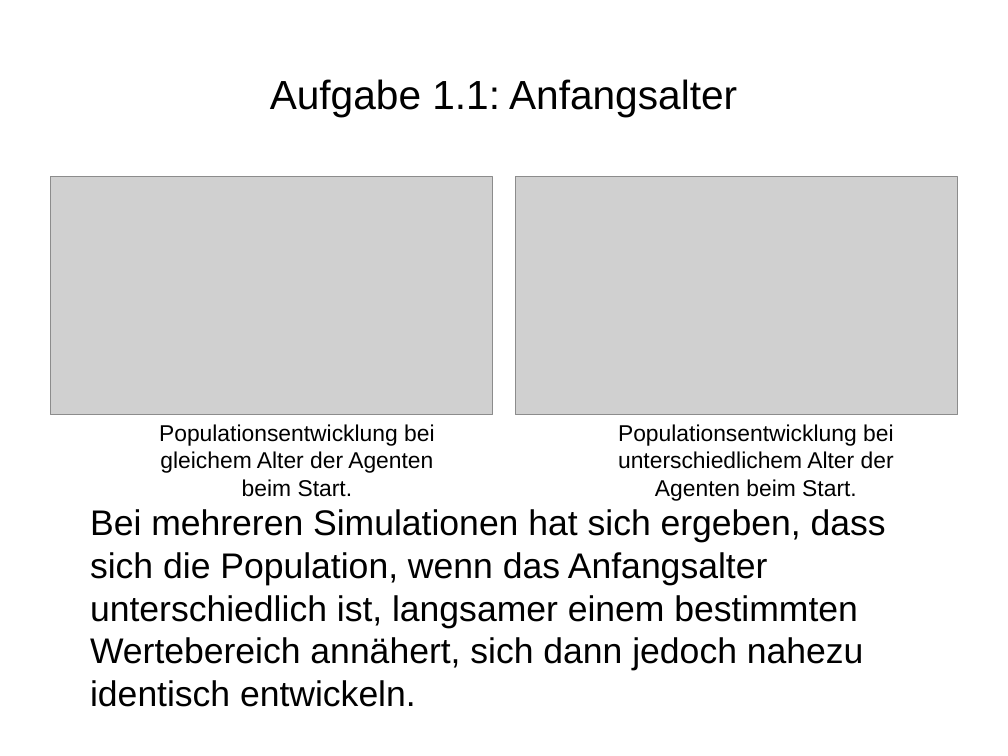
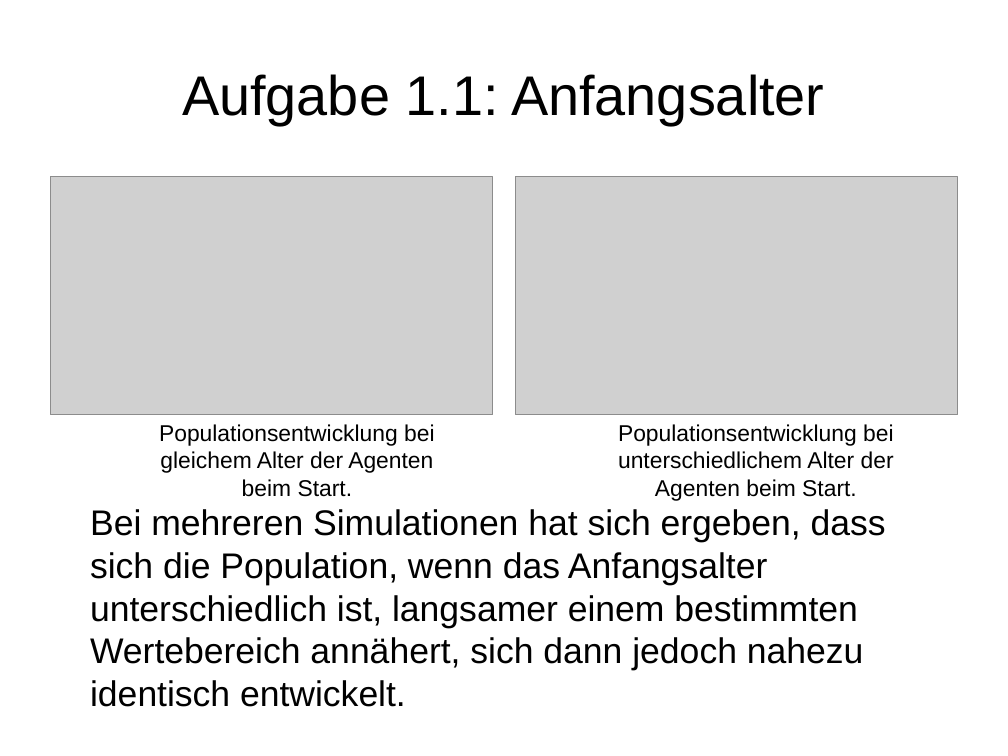
Before and after one commit to wsmirnow/Sugarscape, a slide deck: slide 10 of Presentation/Presentation.odp. Drawn at 1008x756 pixels with LibreOffice and Linux fonts; fonts in the diff are those of the drawing; grey boxes stand for pictures. Boxes give left, top, right and bottom in pixels: in the first picture for what was removed or moved away, otherwise in the second. Text is boxed around its words. In the diff, an @@ line names an element or a change of style, - is before the commit and + after.

```diff
--- a/Presentation/Presentation.odp
+++ b/Presentation/Presentation.odp
@@ title "Aufgabe 1.1: Anfangsalter" at [182,74,824,125]: size 32 to 44 pt @@
@@ text at [90,509,886,707]: text changed @@
-Bei mehreren Simulationen hat sich ergeben, dass sich die Population, wenn das Anfangsalter unterschiedlich ist, langsamer einem bestimmten Wertebereich annähert, sich dann jedoch nahezu identisch entwickeln.
+Bei mehreren Simulationen hat sich ergeben, dass sich die Population, wenn das Anfangsalter unterschiedlich ist, langsamer einem bestimmten Wertebereich annähert, sich dann jedoch nahezu identisch entwickelt.
```
Also in this commit, not shown: 9 other slides changed, 2 other files.
